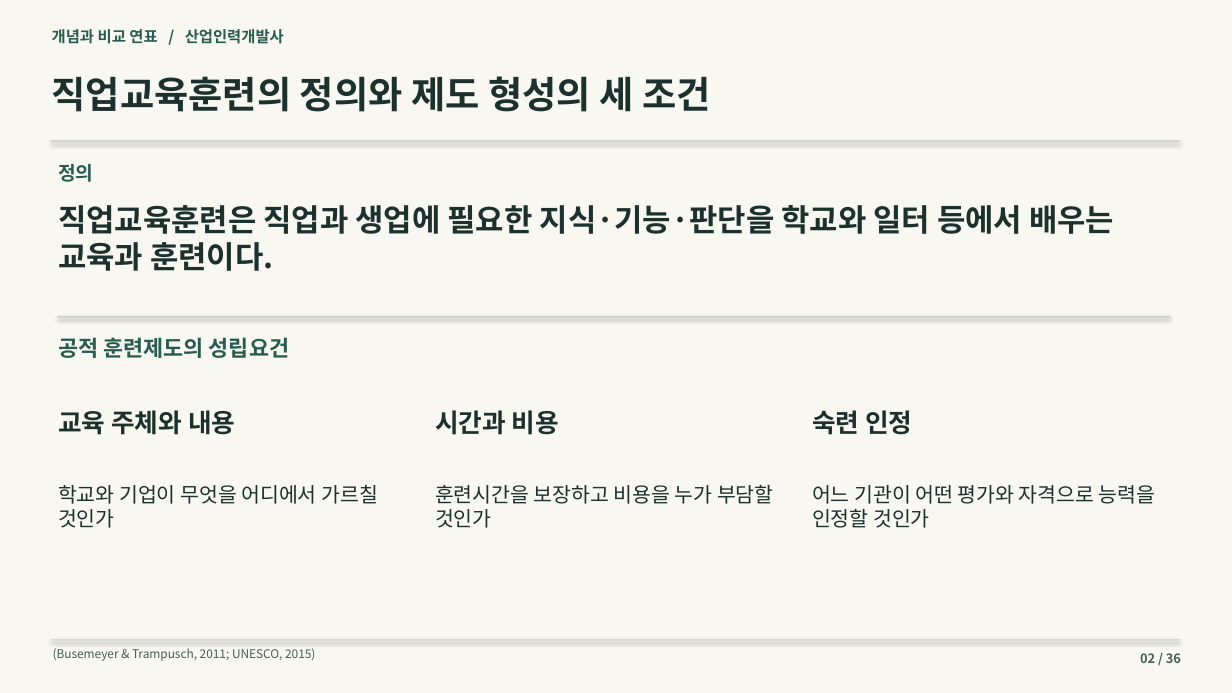
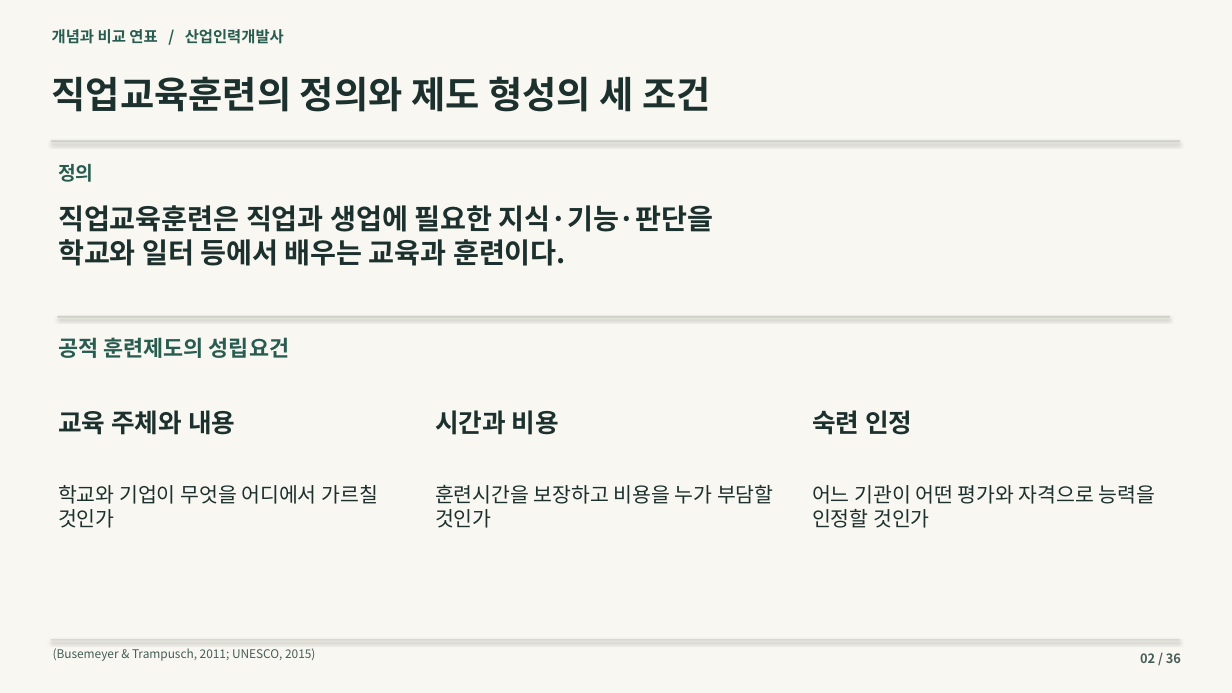
Before and after one commit to 01Chungee10/vet-history-rehearsal, a slide deck: slide 2 of presentation-r012.pptx. Drawn at 1232x693 pixels with LibreOffice and Linux fonts; fonts in the diff are those of the drawing. Boxes give left, top, right and bottom in pixels: in the first picture for what was removed or moved away, otherwise in the second. Text is boxed around its words. In the diff, an @@ line names an element or a change of style, - is before the commit and + after.

```diff
--- a/presentation-r012.pptx
+++ b/presentation-r012.pptx
@@ text at (x1=58, y1=205, x2=714, y2=266): text changed; size 24 to 22 pt @@
-직업교육훈련은 직업과 생업에 필요한 지식·기능·판단을 학교와 일터 등에서 배우는 교육과 훈련이다.
+직업교육훈련은 직업과 생업에 필요한 지식·기능·판단을
+학교와 일터 등에서 배우는 교육과 훈련이다.
```
Also in this commit, not shown: 1 other slide changed, 2 other files.
